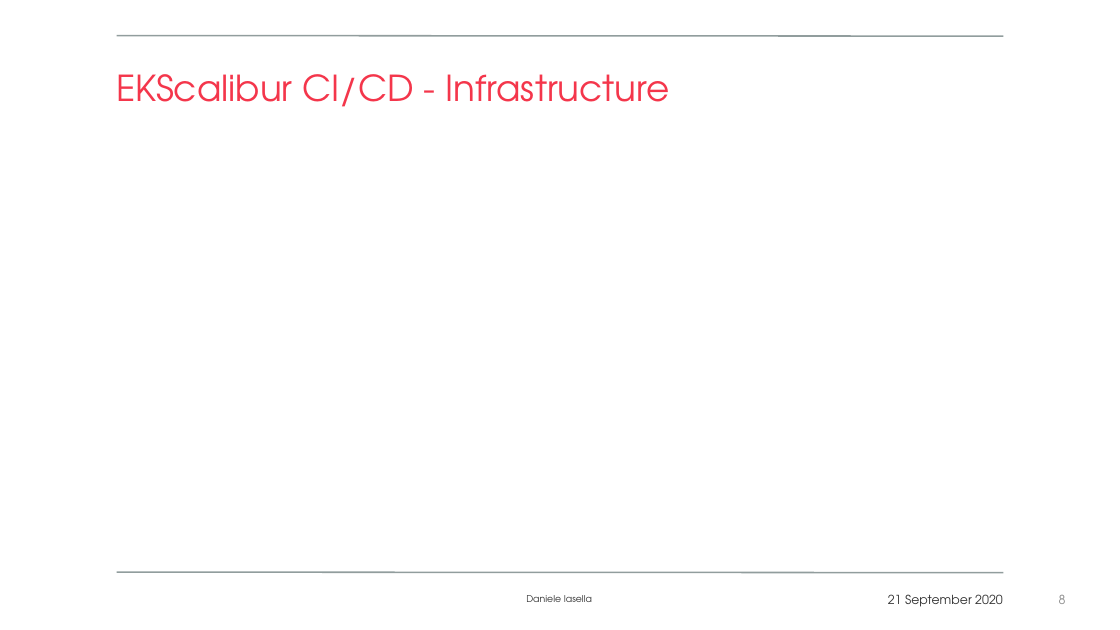
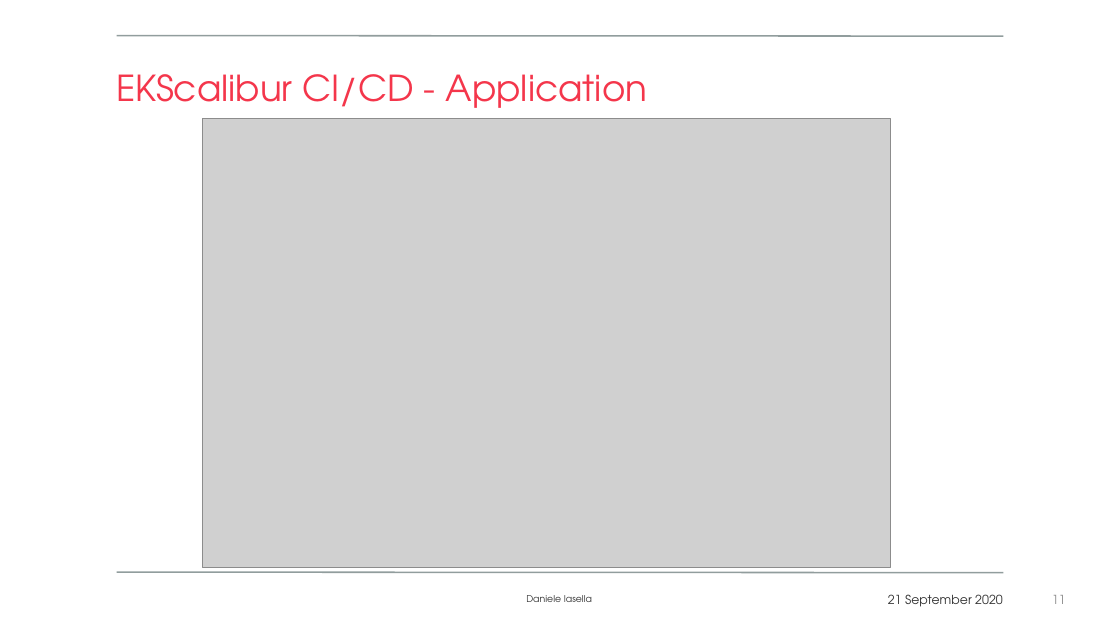
Before and after one commit to overbit/presentations, a slide deck: slide 11 of CICD for distributed teams.pptx (slide 8 before the commit). Drawn at 1120x630 pixels with LibreOffice and Linux fonts; fonts in the diff are those of the drawing; grey boxes stand for pictures; background and template pictures are left out. Boxes give left, top, right and bottom in pixels: in the first picture for what was removed or moved away, otherwise in the second. Text is boxed around its words. In the diff, an @@ line names an element or a change of style, - is before the commit and + after.

```diff
--- a/CICD for distributed teams.pptx
+++ b/CICD for distributed teams.pptx
@@ title at [116, 74, 648, 108]: text changed @@
-EKScalibur CI/CD - Infrastructure
+EKScalibur CI/CD - Application
@@ picture added at [203, 119, 890, 568] @@
@@ page number at [1052, 595, 1066, 604]: text changed @@
-8
+11
```
Also in this commit, not shown: 4 other slides changed, 2 slides added.
